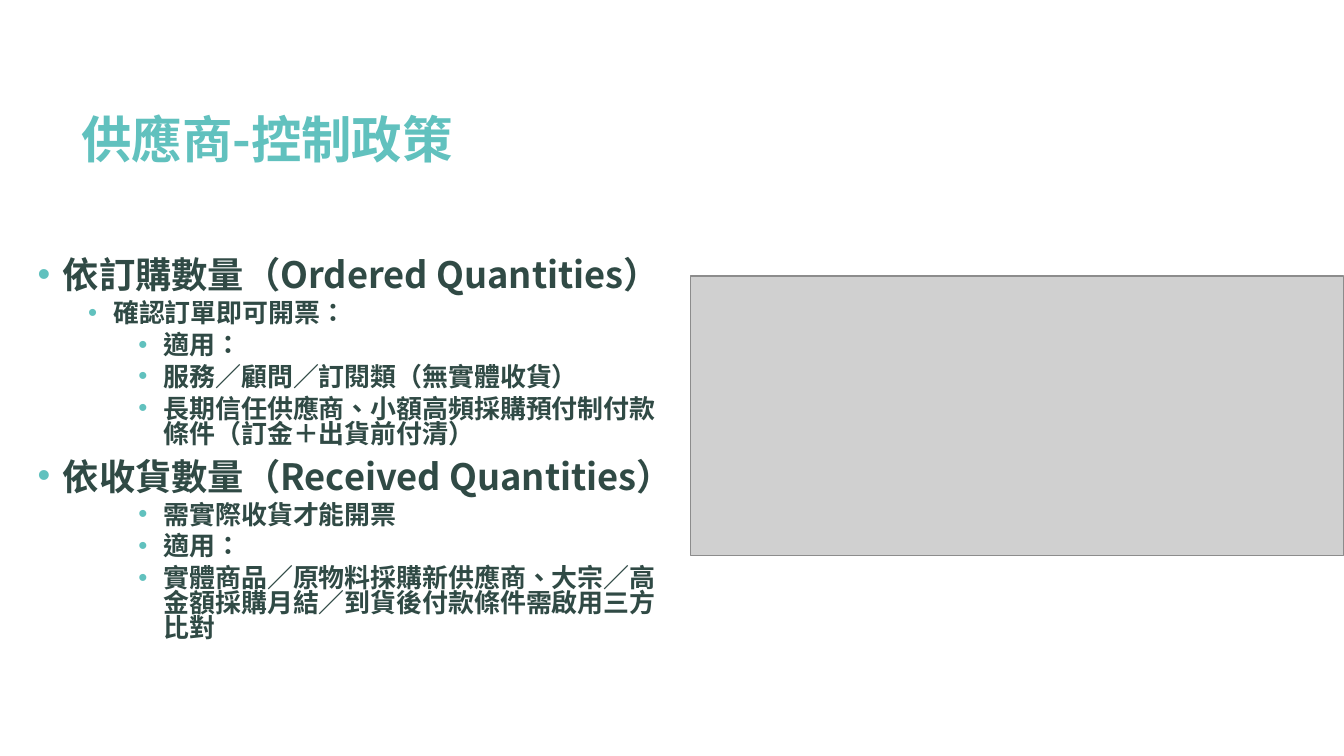
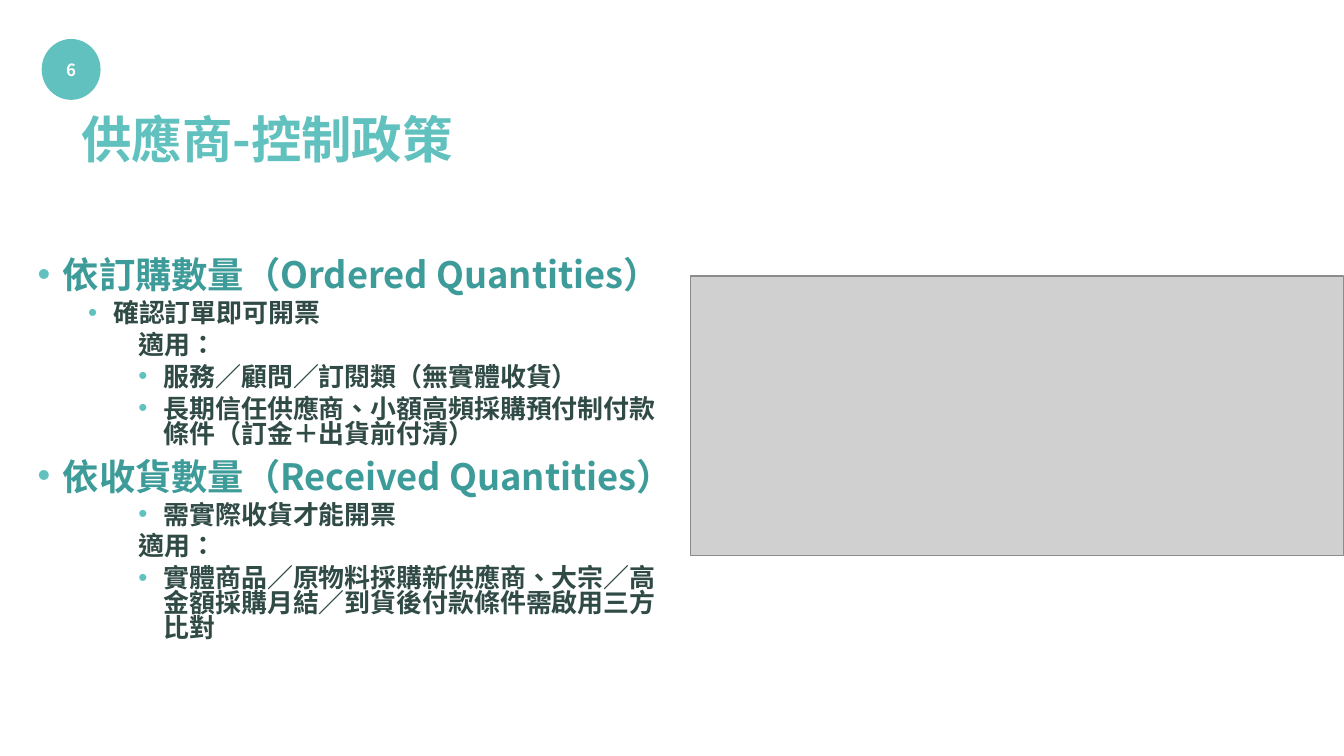
Before and after one commit to yanjenjen/project-assistant, a slide deck: slide 15 of Odoo知識庫/Purchase/採購Demo簡報_v0.4_艾創點模板.pptx (slide 16 before the commit). Drawn at 1344x756 pixels with LibreOffice and Linux fonts; fonts in the diff are those of the drawing; grey boxes stand for pictures; background and template pictures are left out. Boxes give left, top, right and bottom in pixels: in the first picture for what was removed or moved away, otherwise in the second. Text is boxed around its words. In the diff, an @@ line names an element or a change of style, - is before the commit and + after.

```diff
--- a/Odoo知識庫/Purchase/採購Demo簡報_v0.4_艾創點模板.pptx
+++ b/Odoo知識庫/Purchase/採購Demo簡報_v0.4_艾創點模板.pptx
@@ ellipse added at bbox=[41, 39, 100, 100], fill #61C1BE @@
@@ text added at bbox=[66, 63, 76, 76], 12 pt, text #FFFFFF, bold @@
+6
@@ text at bbox=[63, 257, 673, 557]: text colour #304A45 to #3D9C99 in "依訂購數量（Ordered Quantities）", "依收貨數量（Received Quantities）"; bullet • to none @@
@@ text at bbox=[113, 300, 320, 325]: text changed @@
-  • 確認訂單即可開票：
+  • 確認訂單即可開票
```
Also in this commit, not shown: 3 other slides changed, 2 slides added, 18 other files.
